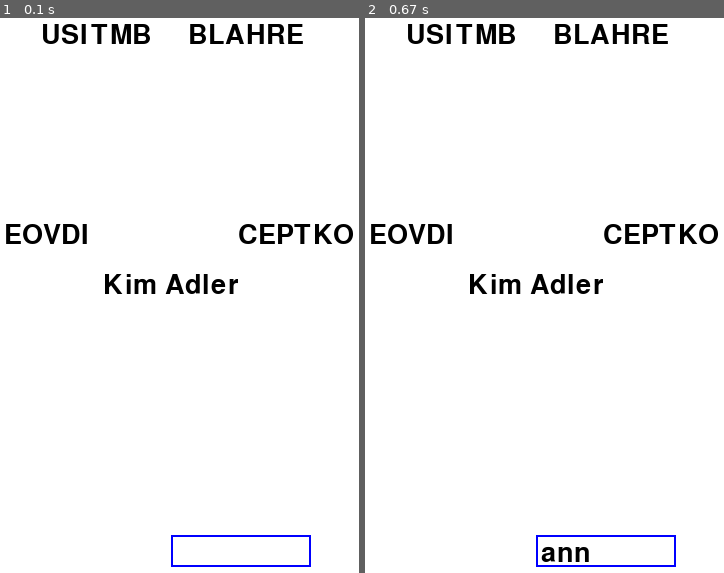
Above: before the commit, frames 1-2 (left to right).
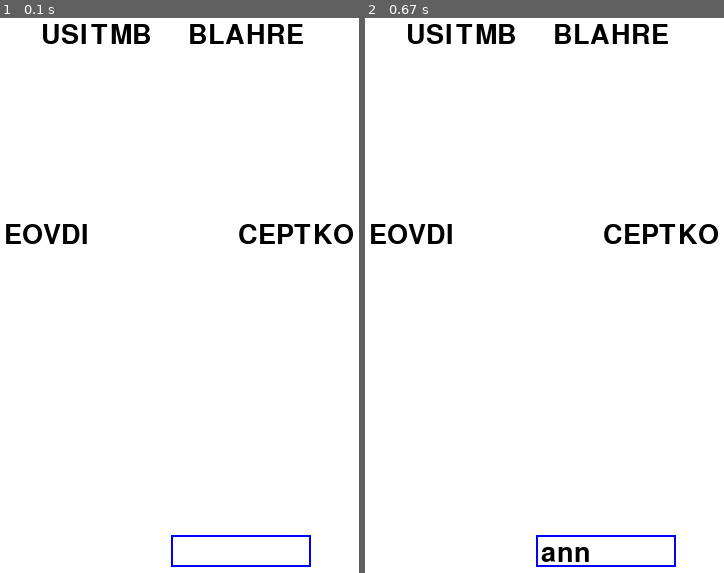
Above: after the commit, the same moments.

Repository: Outharte/BMCWS
Game: pygame game, started from pygameTest.py
Two runs of this game, one before a commit and one after it. Both use one fixed random seed, a clock stepped at 60 frames per second and the inputs below.
Inputs:
- Up to frame 1 (0.1 s): no input
- Up to frame 2 (0.67 s): type "ann" at 0.33 s

The runs differ from the first frame. In frame 1, 0.6% of the frame differs, in the area x 29-67%, y 46-50%; in frame 2, 0.6%.

Commit message:
Nightly backup and pre-branch

Diff:
--- a/pygameTest.py
+++ b/pygameTest.py
@@ -26,6 +26,8 @@
     for line in reader:
         data.extend(line)
 
+puzz = data[37]
+target = data[0] + data[1]
 subpuzz0 = data[4]
 subpuzz1 = data[5]
 subpuzz2 = data[6]
@@ -51,6 +53,9 @@
                 if text.upper() == data[41]:
                     print('success 3')
                     subpuzz3 = data[41]
+                if text.upper() == target.upper():
+                    print('success ')
+                    puzz = target
                 text=''
             elif event.key == pg.K_BACKSPACE:
                 text = text[:-1]
@@ -60,7 +65,7 @@
 
     input_box = pg.Rect(wWidth / 2, wHeight - 100, 140, 32)
 
-    text0 = basicFont.render(data[0]+data[1], True, BLACK, WHITE)
+    text0 = basicFont.render(puzz, True, BLACK, WHITE)
     text0Rect = text0.get_rect()
     text0Rect.centerx = screen.get_rect().centerx
     text0Rect.centery = screen.get_rect().centery
@@ -87,7 +92,8 @@
 
     screen.fill(WHITE)
 
-    screen.blit(text0, text0Rect)
+    if subpuzz0 == data[38] and subpuzz1 == data[39] and subpuzz2 == data[40] and subpuzz3 == data[41]:
+        screen.blit(text0, text0Rect)
     screen.blit(text1, text1Rect)
     screen.blit(text2, text2Rect)
     screen.blit(text3, text3Rect)
